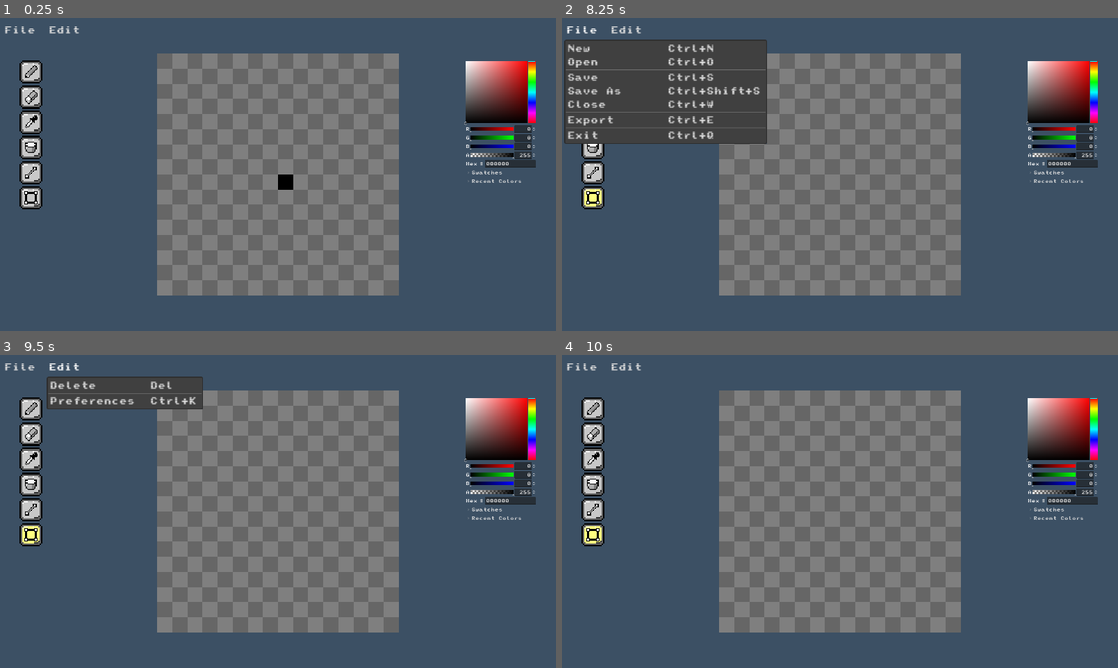
Above: before the commit, frames 1-4 (two rows, left to right).
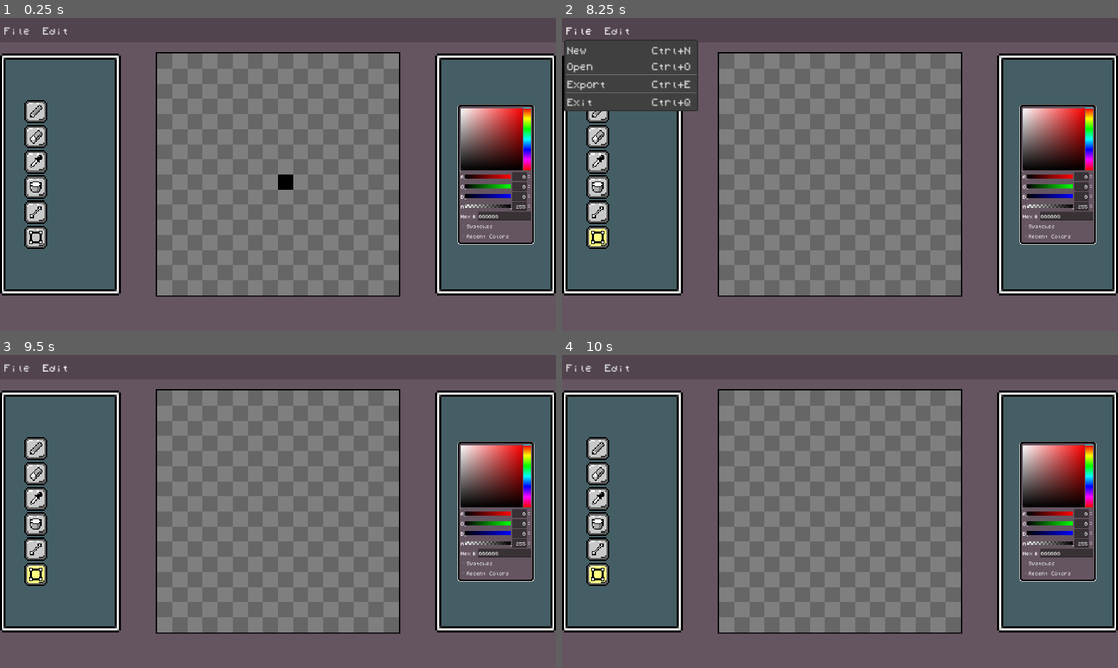
Above: after the commit, the same moments.

Repository: MaeschDEV/pix-mix
Game: Godot game, scene res://scenes/paint_window.tscn
Same seed, same stepped clock (60 frames per second), same inputs: the game is played once before the commit and once after it.
Inputs (mouse positions are in pixels of both pictures, inside the frame that each line leads up to; where the layout moved, square brackets give the same spot in the first picture):
- Up to frame 1 (0.25 s): no input
- Up to frame 2 (8.25 s): click (595, 111) [595, 71] at 0.5 s; click (595, 136) [595, 96] at 1.25 s; click (595, 161) [595, 121] at 2 s; click (595, 187) [595, 146] at 2.75 s; click (595, 212) [595, 171] at 3.5 s; click (595, 237) [595, 196] at 4.25 s; click "Swatches" at 5 s; click "Swatches" at 5.75 s; click "Recent Colors" at 6.5 s; click "Recent Colors" at 7.25 s; click "File" at 8 s
- Up to frame 3 (9.5 s): click "Edit" at 8.75 s
- Up to frame 4 (10 s): tap Enter at 9.5 s; move the mouse to (962, 495) at 9.52 s; hold W from 9.53 s (still down); tap E at 9.6 s; click (962, 495) at 9.67 s; tap Q at 9.8 s

The runs differ from the first frame. In frame 1, 40% of the frame differs, in the area x 0-100%, y 2-100%; in frame 2, 43%; in frame 3, 41%; in frame 4, 40%.

Commit message:
Beauty changes and opening images

Diff:
--- /dev/null
+++ b/fonts/default_theme.tres
@@ -0,0 +1,7 @@
+[gd_resource type="Theme" load_steps=2 format=3 uid="uid://cqa1xl4k2sblw"]
+
+[ext_resource type="FontFile" uid="uid://tk8nsduqgwg3" path="res://fonts/PixMix.ttf" id="1_g0fxe"]
+
+[resource]
+default_font = ExtResource("1_g0fxe")
+default_font_size = 36
--- a/project.godot
+++ b/project.godot
@@ -26,8 +26,9 @@
 
 [gui]
 
-theme/custom_font="res://fonts/SMW.Monospace.ttf"
+theme/custom="res://fonts/default_theme.tres"
+theme/custom_font="res://fonts/PixMix.ttf"
 
 [rendering]
 
-environment/defaults/default_clear_color=Color(0.235294, 0.313726, 0.392157, 1)
+environment/defaults/default_clear_color=Color(0.396078, 0.333333, 0.380392, 1)
--- a/scenes/Tools UI.tscn
+++ b/scenes/Tools UI.tscn
@@ -6,11 +6,13 @@
 [ext_resource type="Texture2D" uid="uid://grq772nh0jh7" path="res://graphics/Eraser.png" id="2_d56b7"]
 [ext_resource type="Texture2D" uid="uid://ghm7wgbvnkw1" path="res://graphics/Button Pressed.png" id="2_heocp"]
 [ext_resource type="Texture2D" uid="uid://daatkfiu0ujue" path="res://graphics/Eyedropper.png" id="3_7mnk3"]
+[ext_resource type="Texture2D" uid="uid://jakr7g28ty5m" path="res://graphics/color_picker_border.png" id="3_mvuv2"]
 [ext_resource type="Texture2D" uid="uid://botejurnumfgy" path="res://graphics/Bucket.png" id="6_gvi87"]
 [ext_resource type="Texture2D" uid="uid://cqlodeupl2g2" path="res://graphics/Line.png" id="7_6vqou"]
 [ext_resource type="Texture2D" uid="uid://byvsgcmo8n5tc" path="res://graphics/Square.png" id="8_5ef0i"]
 [ext_resource type="Texture2D" uid="uid://cpd78tcras28r" path="res://graphics/Circle.png" id="9_852w6"]
 [ext_resource type="Texture2D" uid="uid://cktfjtrkthfk0" path="res://graphics/Select.png" id="10_nyb0h"]
+[ext_resource type="Texture2D" uid="uid://c4mmdv73b6hmo" path="res://graphics/border tools.png" id="12_5vjb3"]
 
 [sub_resource type="ButtonGroup" id="ButtonGroup_0cbaf"]
 resource_name = "toggle_buttons"
@@ -24,15 +26,58 @@
 grow_vertical = 2
 script = ExtResource("1_3sr1c")
 
+[node name="TextureRect" type="TextureRect" parent="."]
+texture_filter = 1
+layout_mode = 1
+anchors_preset = 4
+anchor_top = 0.5
+anchor_bottom = 0.5
+offset_top = -250.0
+offset_right = 250.0
+offset_bottom = 250.0
+grow_vertical = 2
+texture = ExtResource("12_5vjb3")
+
+[node name="TextureRect2" type="TextureRect" parent="."]
+texture_filter = 1
+layout_mode = 1
+anchors_preset = 6
+anchor_left = 1.0
+anchor_top = 0.5
+anchor_right = 1.0
+anchor_bottom = 0.5
+offset_left = -250.0
+offset_top = -250.0
+offset_bottom = 250.0
+grow_horizontal = 0
+grow_vertical = 2
+texture = ExtResource("12_5vjb3")
+
+[node name="TextureRect3" type="TextureRect" parent="."]
+texture_filter = 1
+layout_mode = 1
+anchors_preset = 6
+anchor_left = 1.0
+anchor_top = 0.5
+anchor_right = 1.0
+anchor_bottom = 0.5
+offset_left = -205.0
+offset_top = -146.0
+offset_right = -44.0
+offset_bottom = 146.0
+grow_horizontal = 0
+grow_vertical = 2
+texture = ExtResource("3_mvuv2")
+
 [node name="VBoxContainer" type="VBoxContainer" parent="."]
 layout_mode = 1
 anchors_preset = 4
 anchor_top = 0.5
 anchor_bottom = 0.5
-offset_left = 40.0
-offset_top = -236.0
-offset_right = 88.0
-offset_bottom = 236.0
+offset_left = 50.0
+offset_top = -154.0
+offset_right = 98.0
+offset_bottom = 154.0
 grow_vertical = 2
 
 [node name="TextureButton" type="TextureButton" parent="VBoxContainer"]
@@ -204,16 +249,24 @@
 anchor_top = 0.5
 anchor_right = 1.0
 anchor_bottom = 0.5
-offset_left = -189.0
-offset_top = -236.0
-offset_right = 109.0
-offset_bottom = 340.0
+offset_left = -199.0
+offset_top = -139.0
+offset_right = 99.0
+offset_bottom = 416.0
 grow_horizontal = 0
 grow_vertical = 2
 scale = Vector2(0.5, 0.5)
 deferred_mode = true
 sampler_visible = false
 color_modes_visible = false
+
+[node name="ColorRect" type="ColorRect" parent="."]
+layout_mode = 1
+anchors_preset = 10
+anchor_right = 1.0
+offset_bottom = 50.0
+grow_horizontal = 2
+color = Color(0, 0, 0, 0.196078)
 
 [connection signal="button_down" from="VBoxContainer/TextureButton" to="." method="_on_texture_button_button_down"]
 [connection signal="button_down" from="VBoxContainer/TextureButton2" to="." method="_on_texture_button_2_button_down"]
--- a/scenes/Top Bar.tscn
+++ b/scenes/Top Bar.tscn
@@ -21,10 +21,12 @@
 [node name="File" type="MenuButton" parent="HBoxContainer"]
 layout_mode = 2
 text = "File "
+switch_on_hover = true
 
 [node name="Edit" type="MenuButton" parent="HBoxContainer"]
 layout_mode = 2
 text = "Edit "
+switch_on_hover = true
 
 [node name="New Image" type="AcceptDialog" parent="."]
 title = "New Image"
@@ -38,7 +40,7 @@
 offset_left = 8.0
 offset_top = 8.0
 offset_right = -8.0
-offset_bottom = -49.0
+offset_bottom = -55.0
 grow_horizontal = 2
 grow_vertical = 2
 
@@ -98,4 +100,5 @@
 popup/item_2/text = "Black"
 popup/item_2/id = 2
 
+[connection signal="canceled" from="New Image" to="." method="_on_new_image_canceled"]
 [connection signal="confirmed" from="New Image" to="." method="_on_new_image_confirmed"]
--- a/scenes/paint_window.tscn
+++ b/scenes/paint_window.tscn
@@ -1,8 +1,9 @@
-[gd_scene load_steps=4 format=3 uid="uid://c384itwib7yio"]
+[gd_scene load_steps=5 format=3 uid="uid://c384itwib7yio"]
 
 [ext_resource type="Script" path="res://scripts/paint_window.gd" id="1_x5dld"]
 [ext_resource type="PackedScene" uid="uid://q46nbajyyr80" path="res://scenes/Tools UI.tscn" id="2_fu0l6"]
 [ext_resource type="PackedScene" uid="uid://rfktnw72t53b" path="res://scenes/Top Bar.tscn" id="3_714xb"]
+[ext_resource type="Texture2D" uid="uid://fht7m0nka01e" path="res://graphics/border.png" id="4_cwnl7"]
 
 [node name="Node2D" type="Node2D"]
 script = ExtResource("1_x5dld")
@@ -24,3 +25,11 @@
 anchor_bottom = 0.5
 offset_right = 1152.0
 offset_bottom = 75.0
+
+[node name="TextureRect" type="TextureRect" parent="."]
+texture_filter = 1
+offset_left = 347.0
+offset_top = 81.0
+offset_right = 847.0
+offset_bottom = 581.0
+texture = ExtResource("4_cwnl7")
--- a/scripts/Global.gd
+++ b/scripts/Global.gd
@@ -1,4 +1,6 @@
 extends Node
+
+signal interactable(yes: bool)
 
 signal draw
 signal erase
@@ -8,6 +10,7 @@
 signal rect
 
 signal newImage(size: Vector2)
+signal open(dir: String)
 
 signal delete
 signal export(dir: String)
--- a/scripts/paint_window.gd
+++ b/scripts/paint_window.gd
@@ -2,6 +2,8 @@
 
 enum STATE {DRAW, ERASE, PICKING, FILL, LINE, RECT}
 var current_state
+
+var interactable = true
 
 var size_x: int = 16
 var size_y: int = 16
@@ -40,6 +42,8 @@
 		layers[i].texture = textures[i]
 
 	_setBackground()
+
+	Global.interactable.connect(Callable(self, "_change_interaction"))
 
 	Global.color_changed.connect(Callable(self, "_on_color_changed"))
 	Global.draw.connect(Callable(self, "_on_draw"))
@@ -50,6 +54,7 @@
 	Global.rect.connect(Callable(self, "_on_rect"))
 
 	Global.newImage.connect(Callable(self, "_on_new_image"))
+	Global.open.connect(Callable(self, "_on_open_image"))
 
 	Global.delete.connect(Callable(self, "_on_delete"))
 	Global.export.connect(Callable(self, "_on_export"))
@@ -58,7 +63,8 @@
 
 	Global.ui_scene.get_node("ColorPicker").color = Color(0, 0, 0, 1)
 
-
+func _change_interaction(yes: bool) -> void:
+	interactable = yes
 
 func _setBackground() -> void:
 	var useLightGrey = true
@@ -84,6 +90,9 @@
 	_resizeCanvas()
 	_show_preview()
 	_change_cursor()
+
+	if (!interactable):
+		return
 
 	if Input.is_mouse_button_pressed(MOUSE_BUTTON_LEFT) and current_state == STATE.DRAW:
 		var mouse_pos = get_global_mouse_position() - layers[1].global_position
@@ -215,14 +224,17 @@
 
 
 	var new_size = Vector2(500, 500) * scale_factor
+	var border_size = Vector2(507, 507) * scale_factor
 
 	layers[0].size = new_size
 	layers[1].size = new_size
 	layers[2].size = new_size
+	$TextureRect.size = border_size
 
 	layers[0].position = (screen_size - new_size) / 2
 	layers[1].position = (screen_size - new_size) / 2
 	layers[2].position = (screen_size - new_size) / 2
+	$TextureRect.position = (screen_size - border_size) / 2
 
 func _flood_fill(x: int, y: int, target_color: Color, fill_color: Color) -> void:
 	if (x < 0 or x >= size_x or y < 0 or y >= size_y):
@@ -318,6 +330,37 @@
 
 	for i in layerAmount:
 		var image = Image.create_empty(size_x, size_y, false, Image.FORMAT_RGBA8)
+		images.append(image)
+
+	for i in layerAmount:
+		var texture = ImageTexture.create_from_image(images[i])
+		textures.append(texture)
+
+	for i in layerAmount:
+		layers[i].texture = textures[i]
+
+	_setBackground()
+
+func _on_open_image(dir: String):
+	size_x = Image.load_from_file(dir).get_size().x
+	size_y = Image.load_from_file(dir).get_size().y
+
+	layers.clear()
+	images.clear()
+	textures.clear()
+
+	for i in layerAmount:
+		var tex_rect = TextureRect.new()
+		tex_rect.texture_filter = CanvasItem.TEXTURE_FILTER_NEAREST
+		add_child(tex_rect)
+		layers.append(tex_rect)
+
+	for i in layerAmount:
+		var image
+		if (i != 1):
+			image = Image.create_empty(size_x, size_y, false, Image.FORMAT_RGBA8)
+		else:
+			image = Image.load_from_file(dir)
 		images.append(image)
 
 	for i in layerAmount:
--- a/scripts/top_bar.gd
+++ b/scripts/top_bar.gd
@@ -7,18 +7,14 @@
 	file_menu.get_popup().add_item("New          Ctrl+N", 0)
 	file_menu.get_popup().add_item("Open         Ctrl+O", 1)
 	file_menu.get_popup().add_separator()
-	file_menu.get_popup().add_item("Save         Ctrl+S", 2)
-	file_menu.get_popup().add_item("Save As      Ctrl+Shift+S", 3)
-	file_menu.get_popup().add_item("Close        Ctrl+W", 4)
+	file_menu.get_popup().add_item("Export       Ctrl+E", 2)
 	file_menu.get_popup().add_separator()
-	file_menu.get_popup().add_item("Export       Ctrl+E", 5)
-	file_menu.get_popup().add_separator()
-	file_menu.get_popup().add_item("Exit         Ctrl+Q", 6)
+	file_menu.get_popup().add_item("Exit         Ctrl+Q", 3)
 
 	file_menu.get_popup().id_pressed.connect(Callable(self, "_on_file_item_selected"))
 
 	var edit_menu = $HBoxContainer/Edit
-	edit_menu.get_popup().add_item("Delete       Del", 0)
+	edit_menu.get_popup().add_item("Delete       Ctrl+Del", 0)
 	edit_menu.get_popup().add_separator()
 	edit_menu.get_popup().add_item("Preferences  Ctrl+K", 1)
 
@@ -31,17 +27,11 @@
 			_on_file_item_selected(0)
 		elif (event.ctrl_pressed and event.keycode == KEY_O):
 			_on_file_item_selected(1)
-		elif (event.ctrl_pressed and not event.shift_pressed and event.keycode == KEY_S):
+		elif (event.ctrl_pressed and event.keycode == KEY_E):
 			_on_file_item_selected(2)
-		elif (event.ctrl_pressed and event.shift_pressed and event.keycode == KEY_S):
+		elif (event.ctrl_pressed and event.keycode == KEY_Q):
 			_on_file_item_selected(3)
-		elif (event.ctrl_pressed and event.keycode == KEY_W):
-			_on_file_item_selected(4)
-		elif (event.ctrl_pressed and event.keycode == KEY_E):
-			_on_file_item_selected(5)
-		elif (event.ctrl_pressed and event.keycode == KEY_Q):
-			_on_file_item_selected(6)
-		elif (event.keycode == KEY_DELETE):
+		elif (event.ctrl_pressed and event.keycode == KEY_DELETE):
 			_on_edit_item_selected(0)
 		elif (event.ctrl_pressed and event.keycode == KEY_K):
 			_on_edit_item_selected(1)
@@ -52,11 +42,8 @@
 	match id:
 		0: _new_file()
 		1: _open_file()
-		2: print("Save file")
-		3: print("Save file as")
-		4: print("Close window")
-		5: _export_image()
-		6: _close_program()
+		2: _export_image()
+		3: _close_program()
 
 func _on_edit_item_selected(id):
 	match id:
@@ -64,6 +51,7 @@
 		1: print("Open preferenes")
 
 func _close_program():
+	Global.interactable.emit(false)
 	var dialog = ConfirmationDialog.new()
 	dialog.title = "Close program"
 	dialog.dialog_text = "Are you sure you want to close the program?\nAll usaved changes will be deleted!"
@@ -76,44 +64,57 @@
 	dialog.show()
 
 func _canceled_closing():
-	pass
+	Global.interactable.emit(true)
 
 func _confirm_closing():
+	Global.interactable.emit(true)
 	get_tree().quit()
 
 func _export_image():
+	Global.interactable.emit(false)
 	var fileDialog = FileDialog.new()
 	fileDialog.title = "Export the image"
 	fileDialog.add_filter("*.png")
 	fileDialog.use_native_dialog = true
 	fileDialog.dialog_hide_on_ok = true
 
+	fileDialog.canceled.connect(Callable(self, "_canceled_closing"))
 	fileDialog.file_selected.connect(Callable(self, "_on_exported"))
 
 	fileDialog.show()
 
 func _on_exported(dir: String):
+	Global.interactable.emit(true)
 	Global.export.emit(dir)
 
 func _new_file():
+	Global.interactable.emit(false)
 	$"New Image".show()
 
+func _on_new_image_canceled() -> void:
+	Global.interactable.emit(true)
+
 func _on_new_image_confirmed() -> void:
+	Global.interactable.emit(true)
 	var x = $"New Image/VBoxContainer/HBoxContainer/SpinBox".value
 	var y = $"New Image/VBoxContainer/HBoxContainer2/SpinBox".value
 	Global.newImage.emit(Vector2(x, y))
 	$"New Image".hide()
 
 func _open_file():
+	Global.interactable.emit(false)
 	var openDialog = FileDialog.new()
 	openDialog.title = "Open Image"
+	openDialog.file_mode = 0
 	openDialog.add_filter("*.png, *.jpg")
 	openDialog.use_native_dialog = true
 	openDialog.dialog_hide_on_ok = true
 
-	openDialog.file_selected.connect(Callable(self, "_on_exported"))
+	openDialog.canceled.connect(Callable(self, "_canceled_closing"))
+	openDialog.file_selected.connect(Callable(self, "_on_opened"))
 
 	openDialog.show()
 
 func _on_opened(dir: String):
-	print(dir)
+	Global.interactable.emit(true)
+	Global.open.emit(dir)
Binary file added: fonts/Minecraft.ttf
Not shown, added: fonts/Minecraft.ttf.import
Binary file added: fonts/MonomaniacOne-Regular.ttf
Not shown, added: fonts/MonomaniacOne-Regular.ttf.import
Binary file added: fonts/PixMix.ttf
Not shown, added: fonts/PixMix.ttf.import
Binary file added: graphics/border tools.png
Not shown, added: graphics/border tools.png.import
Binary file added: graphics/border.png
Not shown, added: graphics/border.png.import
Binary file added: graphics/color_picker_border.png
Not shown, added: graphics/color_picker_border.png.import
(and 1 more such lines)
